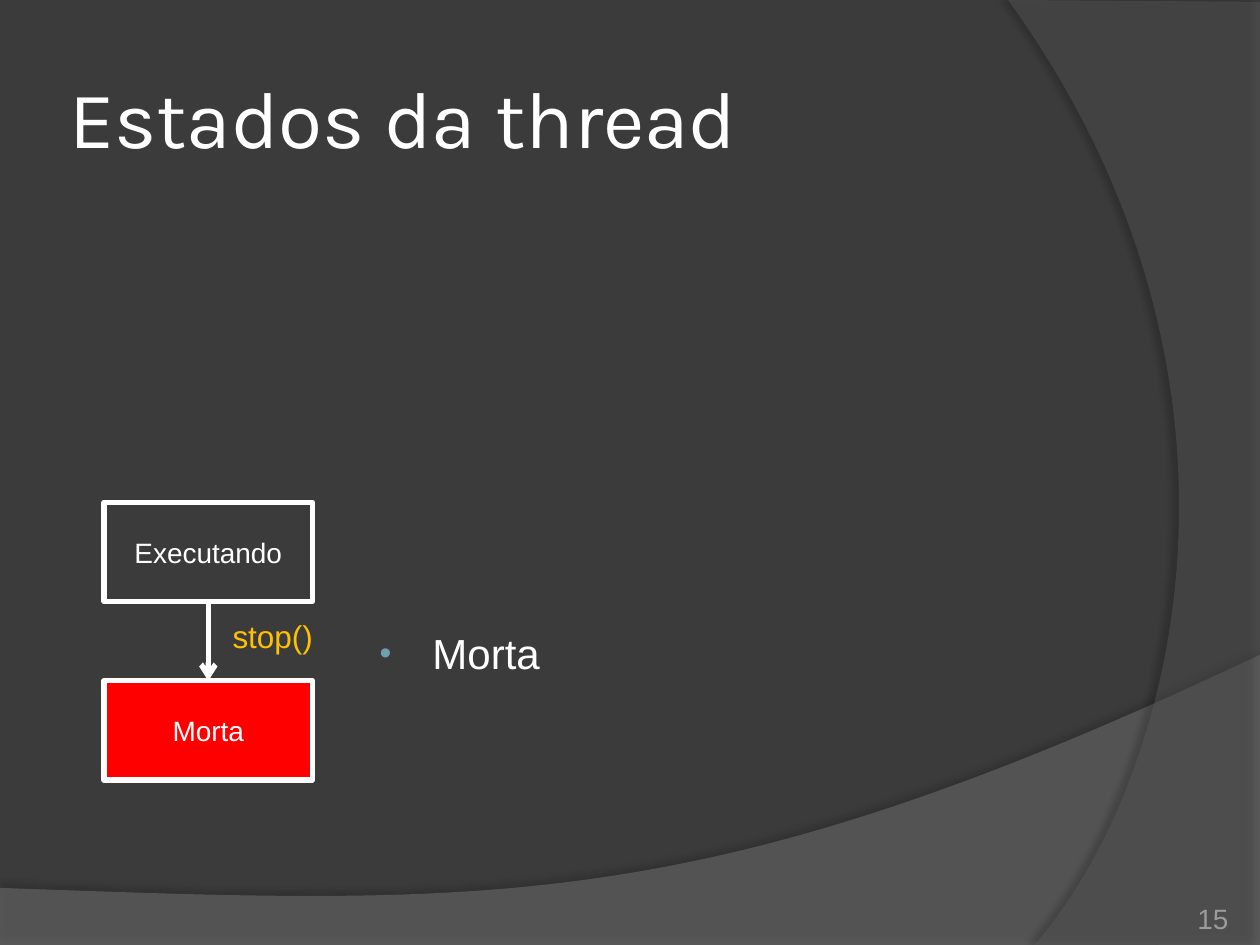
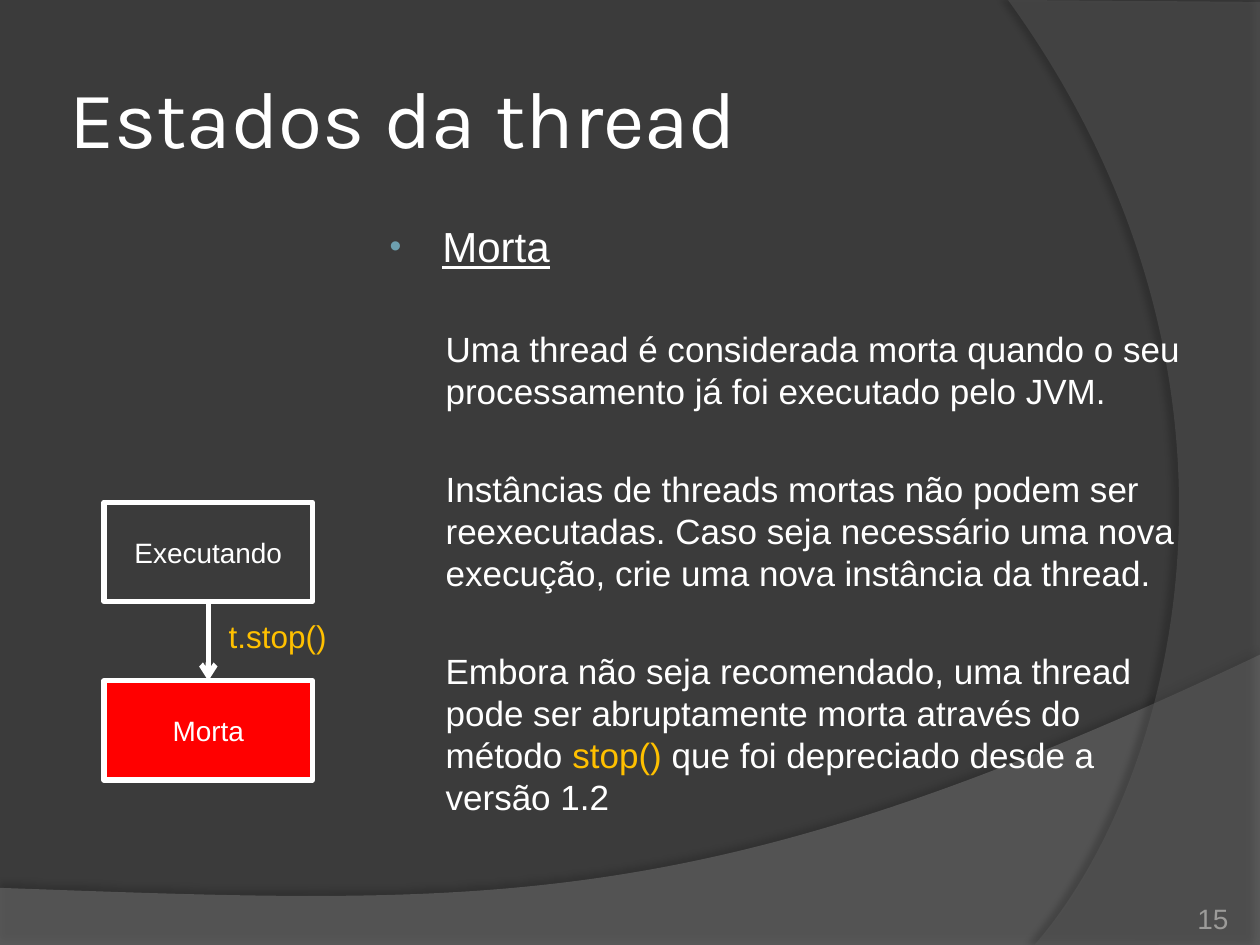
Before and after one commit to duchesqui/slzvieira-training, a slide deck: slide 15 of 2-Java-Programmer-Modulo-II/14.Capitulo08.pptx. Drawn at 1260x945 pixels with LibreOffice and Linux fonts; fonts in the diff are those of the drawing. Boxes give left, top, right and bottom in pixels: in the first picture for what was removed or moved away, otherwise in the second. Text is boxed around its words. In the diff, an @@ line names an element or a change of style, - is before the commit and + after.

Commit message:
Capítulo 8: Estados da thread.

```diff
--- a/2-Java-Programmer-Modulo-II/14.Capitulo08.pptx
+++ b/2-Java-Programmer-Modulo-II/14.Capitulo08.pptx
@@ text "Morta": place and size @@
-text "Morta" at bbox=[432, 640, 539, 670]
+text "Morta" at bbox=[442, 233, 1179, 811]
@@ text at bbox=[442, 233, 549, 269]: underline on in "Morta" @@
@@ text at bbox=[446, 336, 1179, 811]: paragraphs added @@
+  Uma thread é considerada morta quando o seu processamento já foi executado pelo JVM.
+  Instâncias de threads mortas não podem ser reexecutadas. Caso seja necessário uma nova execução, crie uma nova instância da thread.
+  Embora não seja recomendado, uma thread pode ser abruptamente morta através do método stop() que foi depreciado desde a versão 1.2
@@ text at bbox=[229, 625, 327, 654]: text changed @@
-stop()
+t.stop()
```
Also in this commit, not shown: 6 other slides changed.
